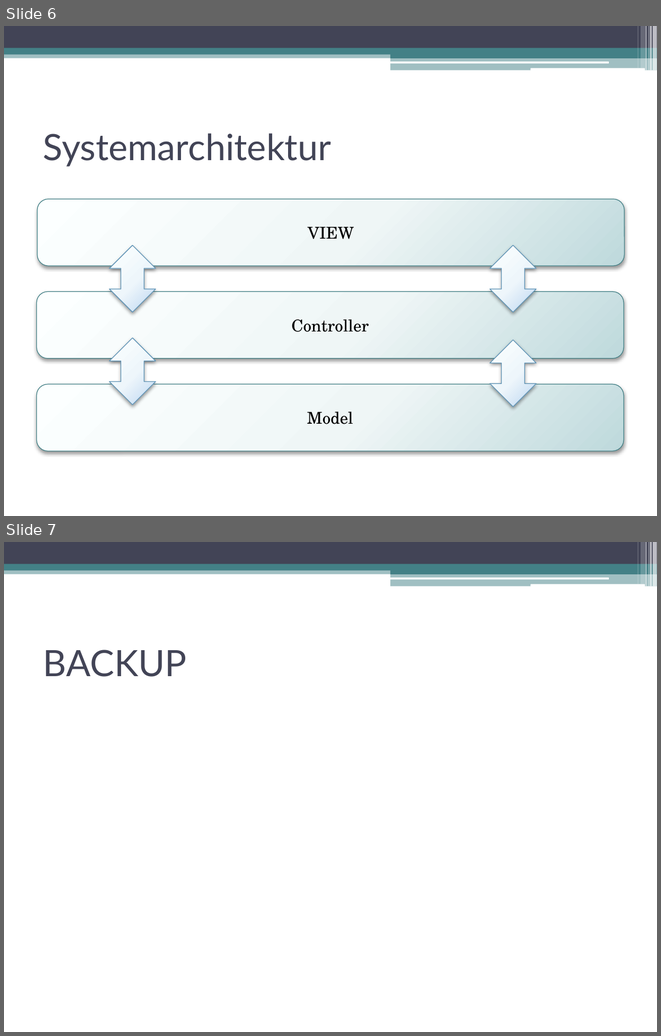
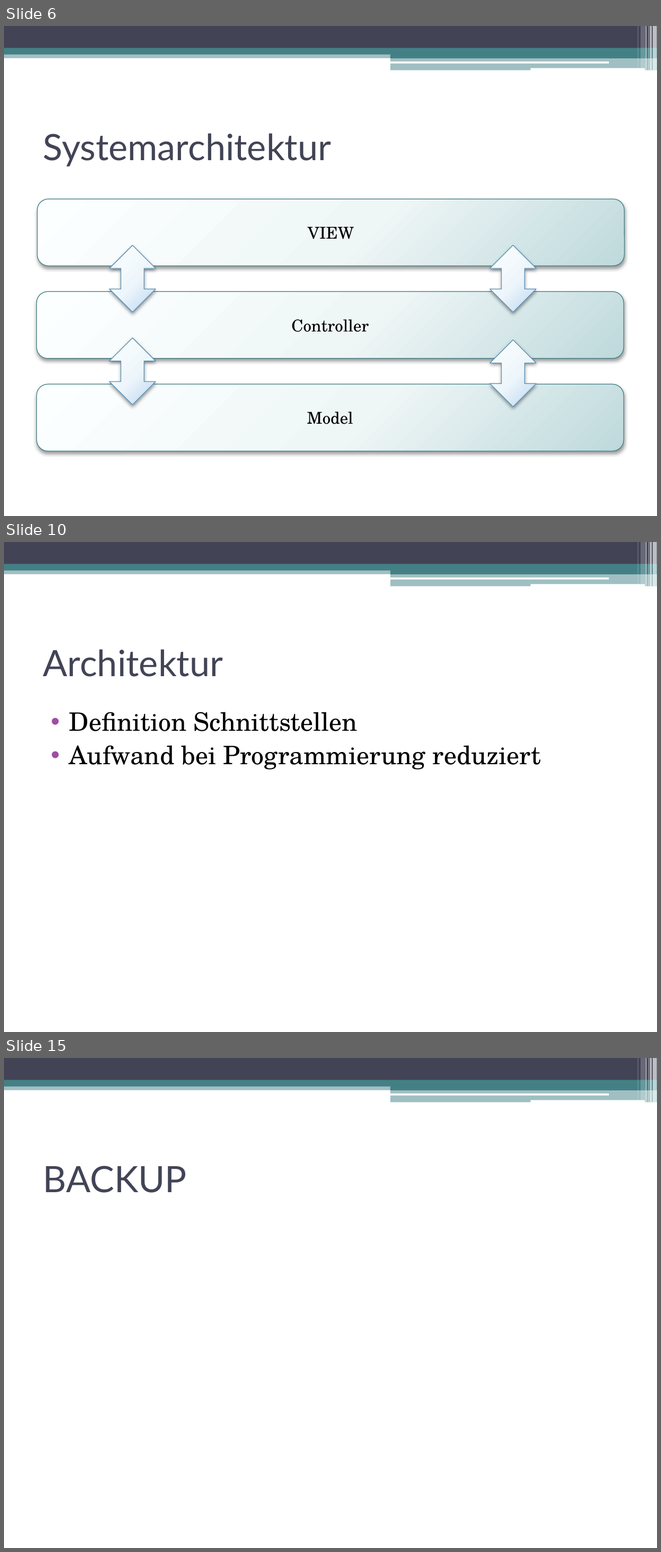
Before and after one commit to DanJoeHa/Fallstudie, a slide deck: Projektmanagement/Abschlusspräsentation.pptx. Shown one above the other, each under a label of ours: slides 6 and 7 before the commit, slides 6, 10 and 15 after it; the slides between them are not shown. The pictures are 661x1036 and 661x1552 pixels, drawn with LibreOffice and Linux fonts; fonts in the diff are those of the drawing. Boxes give left, top, right and bottom in pixels: in the first picture for what was removed or moved away, otherwise in the second. Text is boxed around its words. In the diff, an @@ line names an element or a change of style, - is before the commit and + after.

```diff
--- a/Projektmanagement/Abschlusspräsentation.pptx
+++ b/Projektmanagement/Abschlusspräsentation.pptx
@@ slide 10 added at bbox=[4, 542, 657, 1032], background #FFFFFF; not listed: 13 template elements that a slide beside it also shows @@
@@ title added at bbox=[43, 649, 223, 677], 40 pt, text #424456 @@
+Architektur
@@ text added at bbox=[69, 712, 541, 769], 28 pt, text #000000 @@
+• Definition Schnittstellen
+• Aufwand bei Programmierung reduziert
@@ what was slide 7 is now slide 15 @@
```
Also in this commit, not shown: 2 slides changed, 7 other slides added.
